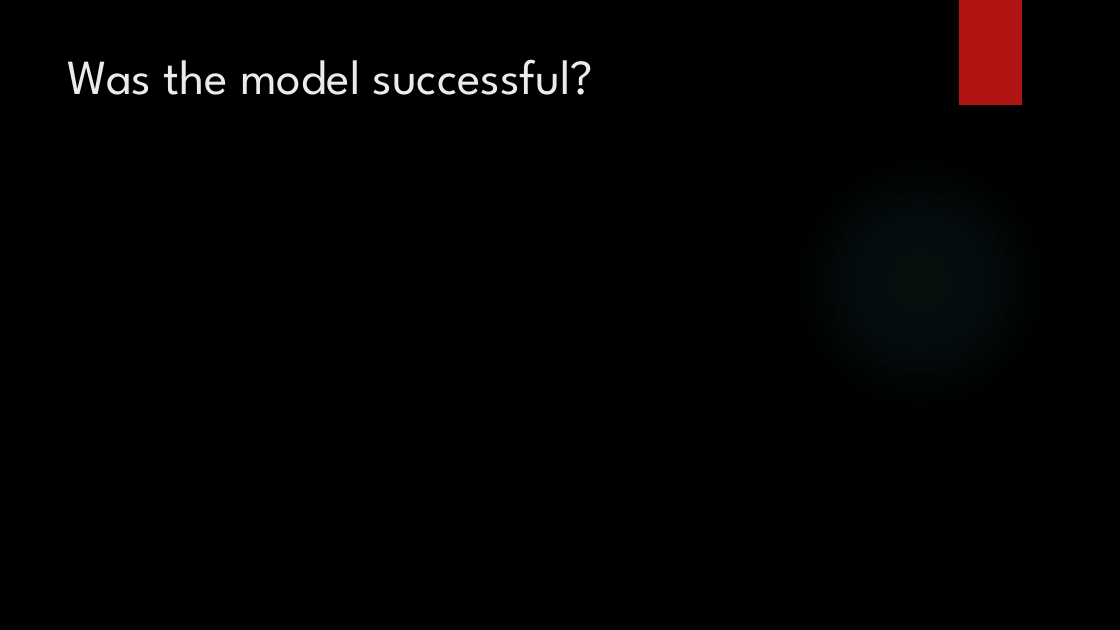
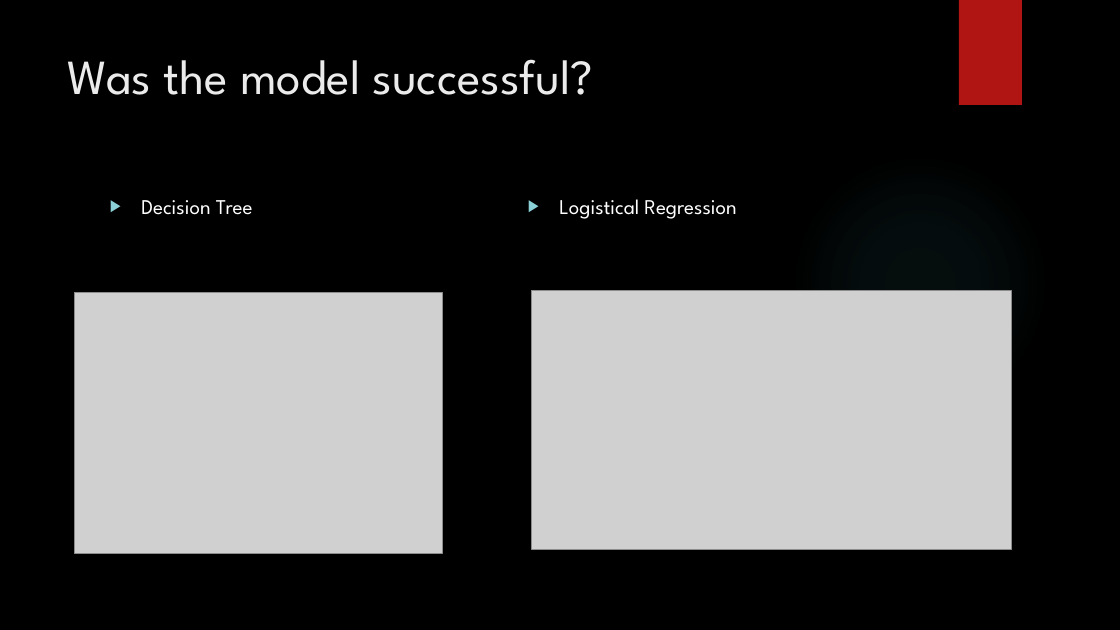
Before and after one commit to SKuczynski17/Group-1-Final-Project, a slide deck: slide 12 of Internal Predicting the NFL Game Winner Presentation.pptx. Drawn at 1120x630 pixels with LibreOffice and Linux fonts; fonts in the diff are those of the drawing; grey boxes stand for pictures; background and template pictures are left out. Boxes give left, top, right and bottom in pixels: in the first picture for what was removed or moved away, otherwise in the second. Text is boxed around its words. In the diff, an @@ line names an element or a change of style, - is before the commit and + after.

```diff
--- a/Internal Predicting the NFL Game Winner Presentation.pptx
+++ b/Internal Predicting the NFL Game Winner Presentation.pptx
@@ text added at (x1=141, y1=200, x2=253, y2=215), 18 pt, text #FFFFFF @@
+▶ Decision Tree
@@ text added at (x1=559, y1=199, x2=736, y2=219), 18 pt, text #FFFFFF @@
+▶ Logistical Regression
@@ picture added at (x1=75, y1=292, x2=443, y2=553) @@
@@ picture added at (x1=532, y1=291, x2=1012, y2=549) @@
```
Also in this commit, not shown: 4 other slides changed.
